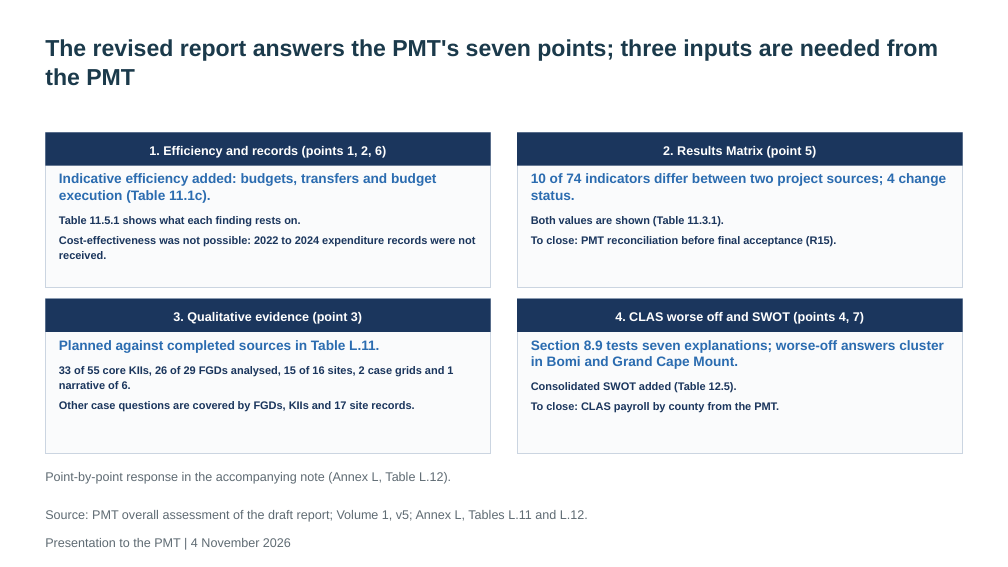
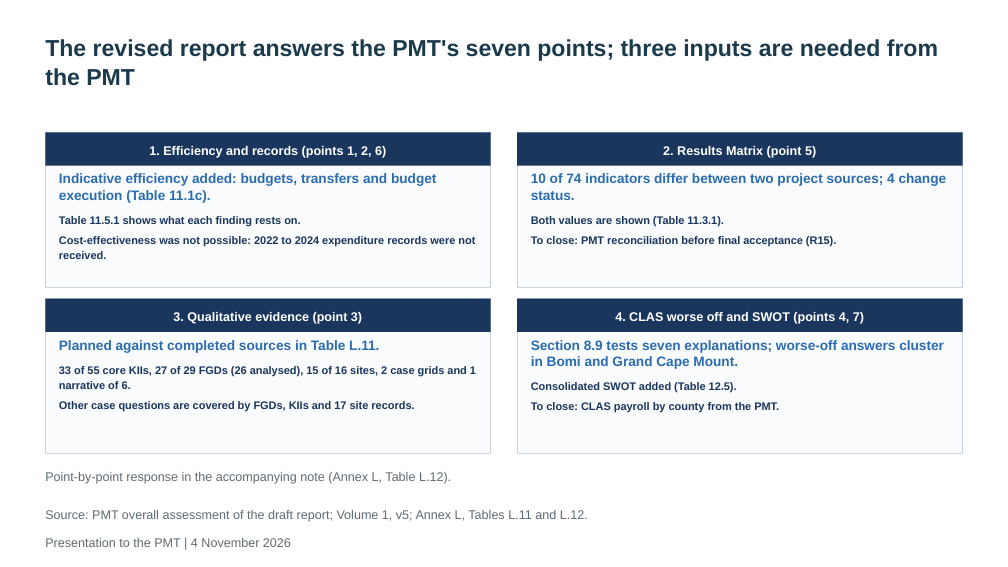
Before and after one commit to kokouekpinda/kokouekpinda, a slide deck: slide 6 of deliverables/REALISE_PMT_Presentation_v5.pptx. Drawn at 1008x567 pixels with LibreOffice and Linux fonts; fonts in the diff are those of the drawing. Boxes give left, top, right and bottom in pixels: in the first picture for what was removed or moved away, otherwise in the second. Text is boxed around its words. In the diff, an @@ line names an element or a change of style, - is before the commit and + after.

```diff
--- a/deliverables/REALISE_PMT_Presentation_v5.pptx
+++ b/deliverables/REALISE_PMT_Presentation_v5.pptx
@@ text at [59, 365, 476, 389]: text changed @@
-33 of 55 core KIIs, 26 of 29 FGDs analysed, 15 of 16 sites, 2 case grids and 1 narrative of 6.
+33 of 55 core KIIs, 27 of 29 FGDs (26 analysed), 15 of 16 sites, 2 case grids and 1 narrative of 6.
```
Also in this commit, not shown: 31 other slides changed.
